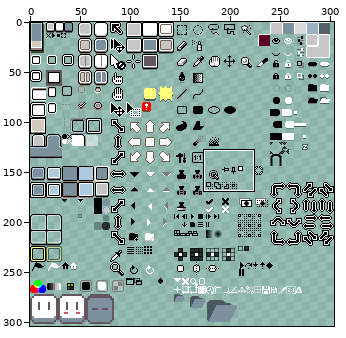
One commit to this sprite sheet: data/sheet.png. Above, an overview of the earlier version with the close-up marked.
Close-up. Before the commit:
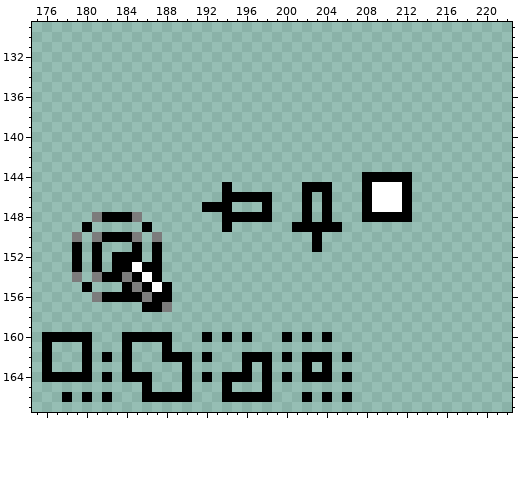
The file is 304x304 pixels. Pixels under 10% opacity are left out. Colours within 5 levels of each other are drawn and written as one. Shown: x 175..222, y 129..167.
Once edited:
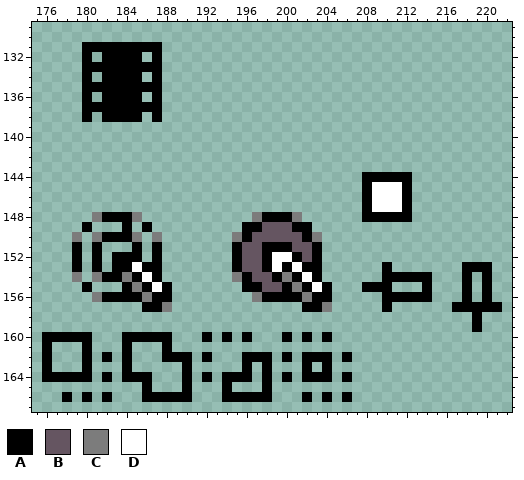
Palette (. is transparent): A #000000  B #655561  C #7c7c7c  D #ffffff
The edit:
y 131: x 180..187 ........ -> AAAAAAAA
y 132: x 180 . -> A; x 182..185 .... -> AAAA; x 187 . -> A
y 133: x 180..187 ........ -> AAAAAAAA
y 134: x 180 . -> A; x 182..185 .... -> AAAA; x 187 . -> A
y 135: x 180..187 ........ -> AAAAAAAA
y 136: x 180 . -> A; x 182..185 .... -> AAAA; x 187 . -> A
y 137: x 180..187 ........ -> AAAAAAAA
y 138: x 180 . -> A; x 182..185 .... -> AAAA; x 187 . -> A
y 145: x 194 A -> .; x 202..204 AAA -> ...
y 146: x 194..198 AAAAA -> .....; x 202 A -> .; x 204 A -> .
y 147: x 192..194 AAA -> ...; x 198 A -> .; x 202 A -> .; x 204 A -> .
y 148: x 194..197 AAAA -> ...C; x 199..202 ...A -> AAC.; x 204 A -> .
y 149: x 184 . -> A; x 194 A -> .; x 196..200 ..... -> AABBB; x 203..205 AAA -> ...
y 150: x 195..203 ........A -> CABBBBBAC
y 151: x 195..202 ........ -> ABBAAABB
y 152: x 195..203 ......... -> ABBADDABA
y 153: x 195..203 ......... -> ABBADADAA; x 210 . -> A; x 218..220 ... -> AAA
y 154: x 195..203 ......... -> CABBACADA; x 210..214 ..... -> AAAAA; x 218 . -> A; x 220 . -> A
y 155: x 196..204 ......... -> AABBACADA; x 208..210 ... -> AAA; x 214 . -> A; x 218 . -> A; x 220 . -> A
y 156: x 197..204 ........ -> CAAAACAA; x 210..214 ..... -> AAAAA; x 218 . -> A; x 220 . -> A
y 157: x 202..204 ... -> AAC; x 210 . -> A; x 217..221 ..... -> AAAAA
y 158..159: x 219 . -> A
